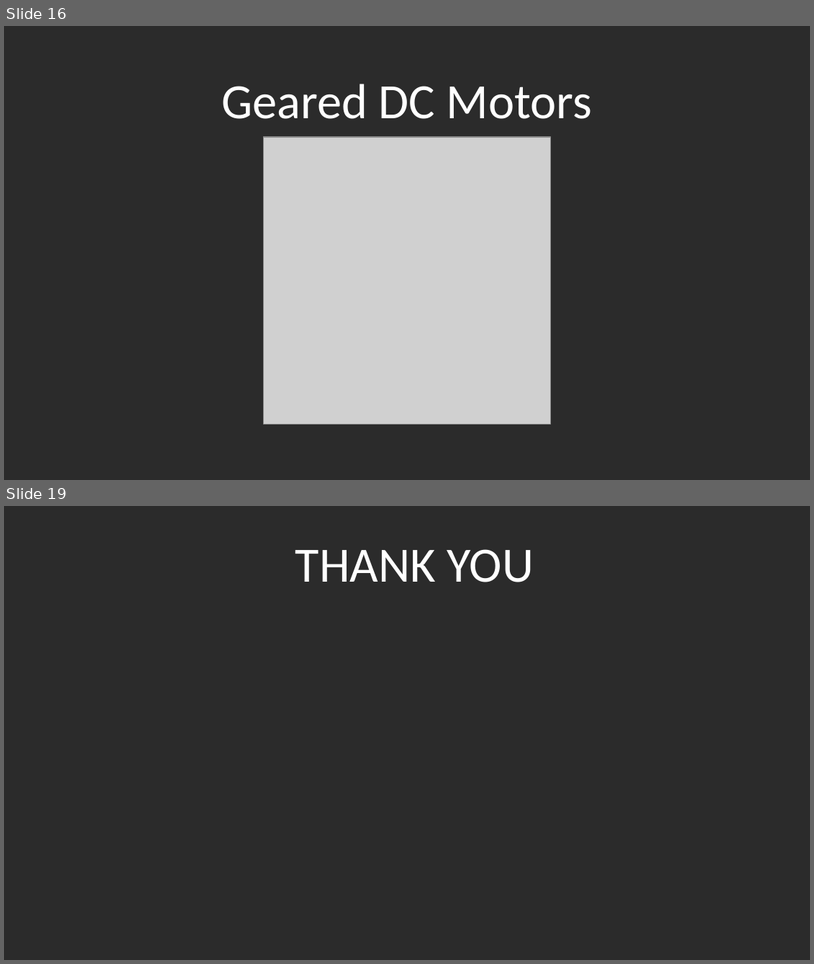
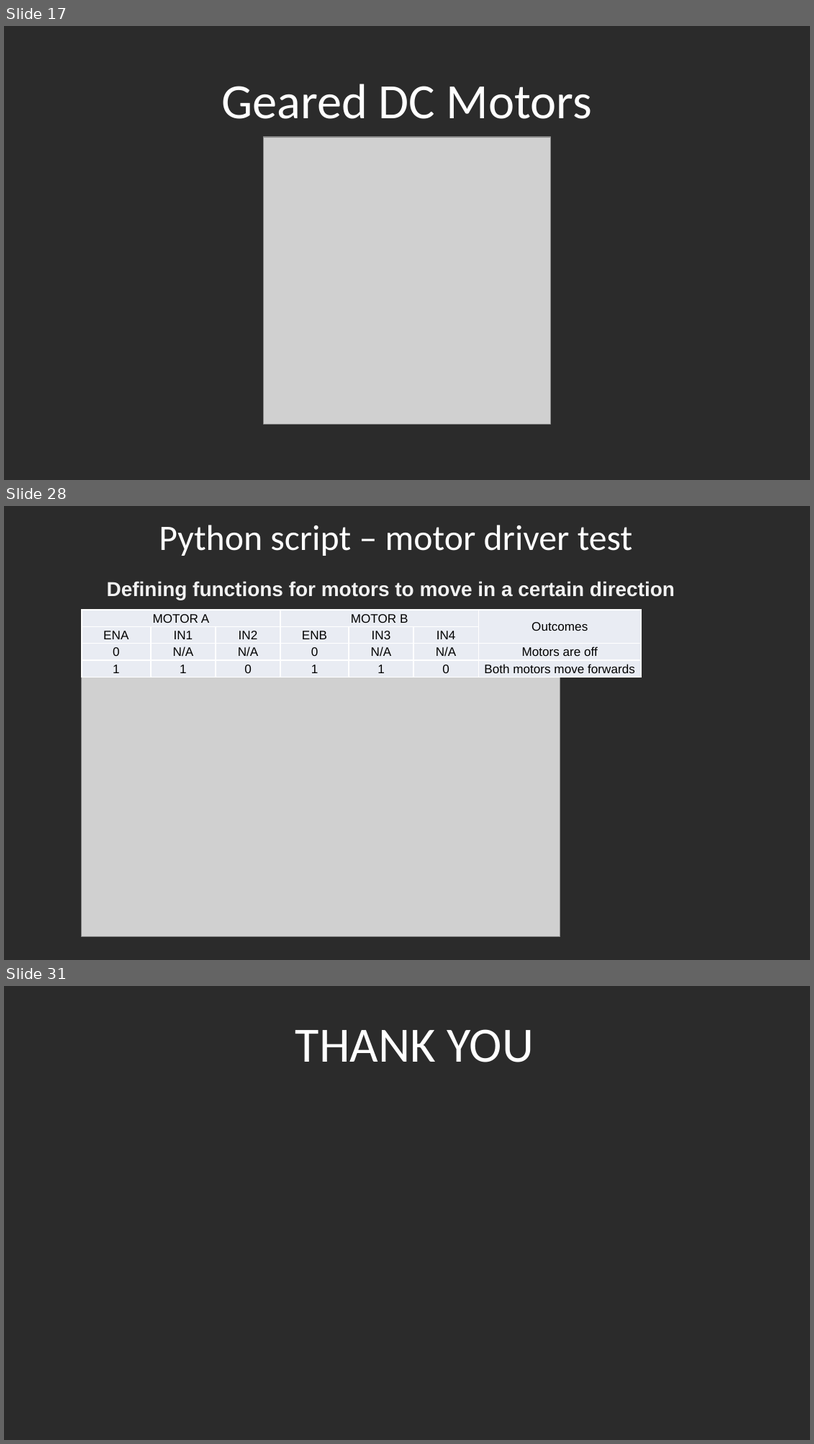
Before and after one commit to The-Assembly/Line_following_Rover, a slide deck: Create a robot rover to follow a fixed path using Raspberry Pi.pptx. Shown one above the other, each under a label of ours: slides 16 and 19 before the commit, slides 17, 28 and 31 after it; the slides between them are not shown. The pictures are 814x964 and 814x1444 pixels, drawn with LibreOffice and Linux fonts; fonts in the diff are those of the drawing; grey boxes stand for pictures; background and template pictures are left out; a plain dark background stands for a picture behind light text. Boxes give left, top, right and bottom in pixels: in the first picture for what was removed or moved away, otherwise in the second. Text is boxed around its words. In the diff, an @@ line names an element or a change of style, - is before the commit and + after.

```diff
--- a/Create a robot rover to follow a fixed path using Raspberry Pi.pptx
+++ b/Create a robot rover to follow a fixed path using Raspberry Pi.pptx
@@ slide 28 added at (x1=4, y1=506, x2=810, y2=960), background picture (left out) @@
@@ text added at (x1=159, y1=525, x2=633, y2=556), 32 pt, text #FFFFFF @@
+Python script – motor driver test
@@ text added at (x1=107, y1=581, x2=675, y2=600), 18 pt, text #F2F2F2, bold @@
+Defining functions for motors to move in a certain direction
@@ table added at (x1=82, y1=610, x2=640, y2=677), 4 rows, 7 columns @@
+MOTOR A |  |  | MOTOR B |  |  | Outcomes
+ENA | IN1 | IN2 | ENB | IN3 | IN4 | 
+0 | N/A | N/A | 0 | N/A | N/A | Motors are off
+1 | 1 | 0 | 1 | 1 | 0 | Both motors move forwards
@@ picture added at (x1=82, y1=677, x2=561, y2=937) @@
@@ what was slide 16 is now slide 17 @@
@@ what was slide 19 is now slide 31 @@
```
Also in this commit, not shown: 2 slides changed, 13 other slides added, 2 slides removed.
